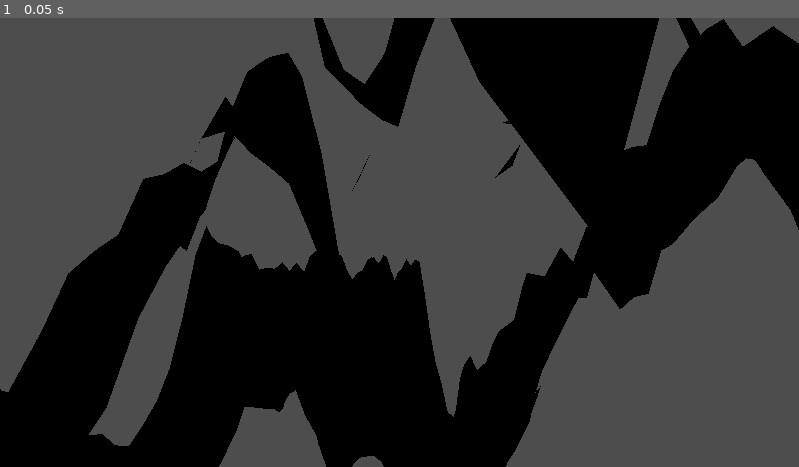
Above: before the commit, frame 1.
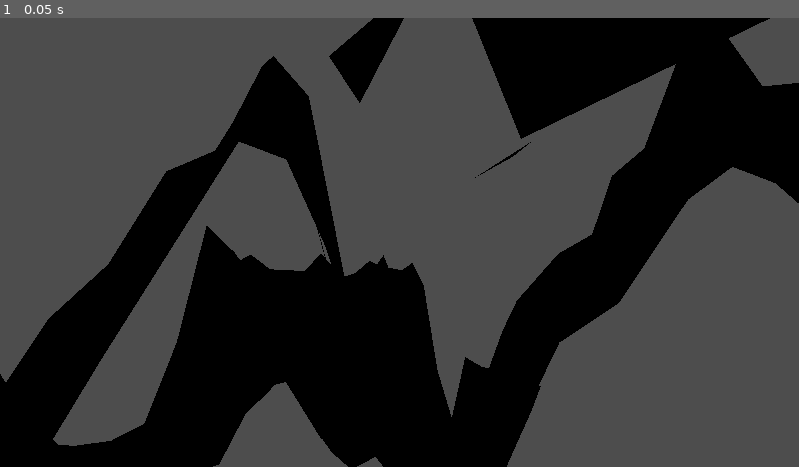
Above: after the commit, the same moment.

Repository: DJNicoco/Comp-360-Assignment-1-Group-4
Game: Godot game, scene res://Scenes/3D/3dLandscape.tscn
The game is run twice, just before and just after one commit, with the same random seed, the same clock (stepped at 60 frames per second) and the same inputs. The project has no main scene, so this scene is started directly.
Inputs:
- Up to frame 1 (0.05 s): no input

The runs differ from the first frame. In frame 1, 11% of the frame differs, in the area x 0-100%, y 0-100%.

Commit message:
Add files via upload

Diff:
--- a/Scripts/3D/mesh_instance_3d.gd
+++ b/Scripts/3D/mesh_instance_3d.gd
@@ -1,13 +1,23 @@
-@tool
 extends MeshInstance3D
+func _ready() -> void:
+	if noise == null:
+		noise = FastNoiseLite.new()
+		noise.frequency = 0.01
+	update_mesh()
+
+	var material = StandardMaterial3D.new()
+	material.albedo_color = Color(0.2, 0.8, 0.3)  # Green color
+	set_surface_override_material(0, material)
 
 const size := 256.0
 
+#Sets the minimum and maximum resolution to 4 and 256, and set's default to 32.
 @export_range(4, 256, 4) var resolution := 32:
 	set(new_resolution):
 		resolution = new_resolution
 		update_mesh()
 
+#creates an outputted noise variable where anytime it's changed it will be updated.
 @export var noise: FastNoiseLite:
 	set(new_noise):
 		noise = new_noise
@@ -15,23 +25,25 @@
 		if noise:
 			noise.changed.connect(update_mesh)
 
-@export_range(4.0, 128.0, 4.0) var height := 64.0:
+#sets minimum and maximum heights to 4 and 128 unites.
+@export_range(4.0, 128.0, 4.0) var height := 128.0:
 	set(new_height):
 		height = new_height
-		material_override.set_shader_parameter("height", height * 2.0)
 		update_mesh()
 
+#gets the values at any vertex on the plane to get a new height value
 func get_height(x: float, y: float) -> float:
 	return noise.get_noise_2d(x, y) * height
 
 func get_normal(x: float, y: float) -> Vector3:
-	var epsilon := size / resolution
+	var epsilon := size / resolution #distance between adjacent vertices in the plane
 	var normal := Vector3(
 		(get_height(x + epsilon, y) - get_height(x - epsilon, y)) / (2.0 * epsilon),
 		1.0,
 		(get_height(x, y + epsilon) - get_height(x, y - epsilon)) / (2.0 * epsilon),
 	)
 	return normal.normalized()
+	#Finds the co-ordinates of the vertices "above", "below", to the right, and left of each vertex.
 
 func update_mesh() -> void:
 	var plane := PlaneMesh.new()
@@ -42,21 +54,17 @@
 	var plane_arrays := plane.get_mesh_arrays()
 	var vertex_array: PackedVector3Array = plane_arrays[ArrayMesh.ARRAY_VERTEX]
 	var normal_array: PackedVector3Array = plane_arrays[ArrayMesh.ARRAY_NORMAL]
-	var tangent_array: PackedFloat32Array = plane_arrays[ArrayMesh.ARRAY_TANGENT]
 
-	for i:int in vertex_array.size():
+	for i in vertex_array.size():
 		var vertex := vertex_array[i]
 		var normal := Vector3.UP
-		var tangent := Vector3.RIGHT
+
 		if noise:
 			vertex.y = get_height(vertex.x, vertex.z)
 			normal = get_normal(vertex.x, vertex.z)
-			tangent = normal.cross(Vector3.UP)
+
 		vertex_array[i] = vertex
 		normal_array[i] = normal
-		tangent_array[4 * i] = tangent.x
-		tangent_array[4 * i + 1] = tangent.y
-		tangent_array[4 * i + 2] = tangent.z
 
 	var array_mesh := ArrayMesh.new()
 	array_mesh.add_surface_from_arrays(Mesh.PRIMITIVE_TRIANGLES, plane_arrays)
